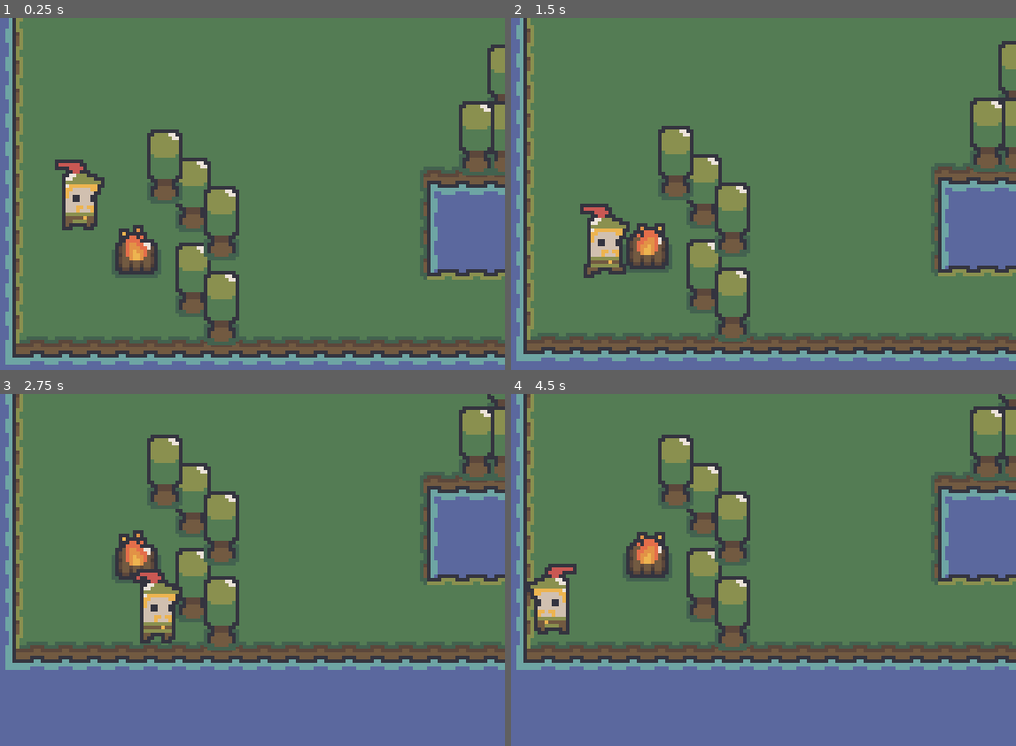
Above: before the commit, frames 1-4 (two rows, left to right).
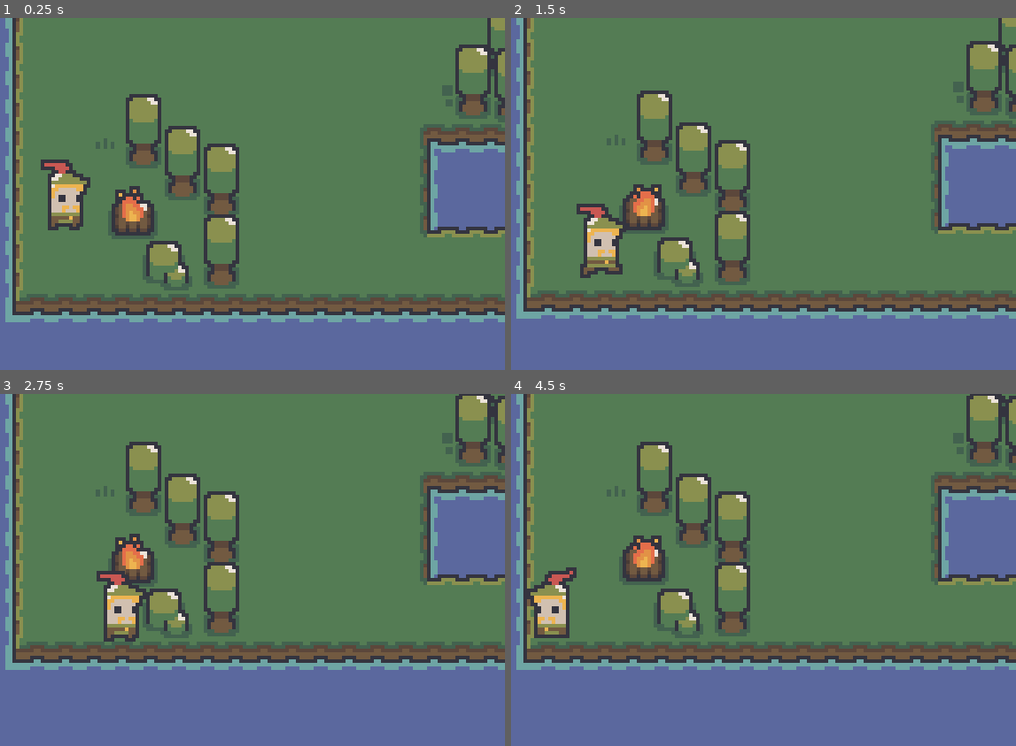
Above: after the commit, the same moments.

Repository: 201-Games/lost-boy
Game: Godot game, scene res://scenes/Start.tscn
Two runs of this game, one before a commit and one after it. Both use one fixed random seed, a clock stepped at 60 frames per second and the inputs below.
Inputs:
- Up to frame 1 (0.25 s): no input
- Up to frame 2 (1.5 s): hold D (move_right) 0.53-1.28 s; hold S (move_down) from 1.28 s (still down)
- Up to frame 3 (2.75 s): release S (move_down) at 2.03 s; hold D (move_right) from 2.03 s (still down)
- Up to frame 4 (4.5 s): release D (move_right) at 2.78 s; hold W (move_up) 2.78-3.53 s; hold A (move_left) from 3.53 s (still down)

The runs differ from the first frame. In frame 1, 38% of the frame differs, in the area x 1-100%, y 0-99%; in frame 2, 37%; in frame 3, 10%; in frame 4, 9.7%.

Commit message:
update start level

Diff:
--- a/scenes/Start.tscn
+++ b/scenes/Start.tscn
@@ -24,18 +24,40 @@
 cell_size = Vector2( 16, 16 )
 cell_custom_transform = Transform2D( 16, 0, 0, 16, 0, 0 )
 format = 1
-tile_data = PoolIntArray( 196612, 2, 65537, 196613, 2, 65537 …(2461 unchanged characters)…  2, 65537, 655378, 2, 65537, 655379, 5, 131075, 655380, 2, 65537, 655381, 2, 65537, 720900, 2, 65537, 720901, 2, 65537, 720902, 2, 65537, 720903, 2, 65537, 720904, 2, 65537, 720905, 2, 65537, 720906, 2, 65537, 720907, 3, 131072, 720908, 3, 131073, 720909, 3, 131074, 720910, 2, 65537, 720911, 2, 65537, 720912, 2, 65537, 720913, 2, 65537, 720914, 2, 65537, 720915, 2, 65537, 720916, 2, 65537, 720917, 2, 65537, 78 …(322 unchanged characters)…
+tile_data = PoolIntArray( 196612, 2, 65537, 196613, 2, 65537 …(2461 unchanged characters)…  2, 65537, 655378, 2, 65537, 655379, 5, 65539, 655380, 2, 65537, 655381, 2, 65537, 720900, 2, 65537, 720901, 2, 65537, 720902, 2, 65537, 720903, 2, 65537, 720904, 2, 65537, 720905, 2, 65537, 720906, 2, 65537, 720907, 3, 131072, 720908, 3, 131073, 720909, 3, 131074, 720910, 2, 65537, 720911, 2, 65537, 720912, 2, 65537, 720913, 2, 65537, 720914, 2, 65537, 720915, 5, 131084, 720916, 2, 65537, 720917, 2, 65537, 78 …(322 unchanged characters)…
 
 [node name="Props" type="TileMap" parent="Map"]
+scale = Vector2( 1.00739, 1 )
 tile_set = ExtResource( 7 )
 cell_size = Vector2( 16, 16 )
 cell_custom_transform = Transform2D( 16, 0, 0, 16, 0, 0 )
 format = 1
+tile_data = PoolIntArray( 262162, 4, 65537, 262165, 4, 65537, 327698, 5, 1, 327699, 3, 0, 327701, 3, 65537, 458770, 4, 65537, 589835, 3, 0, 589837, 4, 1, 589844, 5, 0, 655365, 4, 0, 655377, 4, 65536, 655378, 2, 65536, 655380, 5, 1, 720914, 3, 0, 720916, 0, 1, 786438, 5, 1, 786448, 4, 1, 786450, 0, 131072, 786451, 0, 131073, 786452, 0, 131074, 786453, 5, 1 )
+
+[node name="Portal Trees (behind)" type="Node" parent="."]
+
+[node name="TreeGreen17" parent="Portal Trees (behind)" instance=ExtResource( 3 )]
+position = Vector2( 303, 51 )
+
+[node name="TreeGreen18" parent="Portal Trees (behind)" instance=ExtResource( 3 )]
+position = Vector2( 312, 55 )
+
+[node name="TreeGreen19" parent="Portal Trees (behind)" instance=ExtResource( 3 )]
+position = Vector2( 319, 51 )
+
+[node name="TreeGreen20" parent="Portal Trees (behind)" instance=ExtResource( 3 )]
+position = Vector2( 345, 52 )
+
+[node name="TreeRed2" parent="Portal Trees (behind)" instance=ExtResource( 6 )]
+position = Vector2( 334, 45 )
+
+[node name="TreeGreen21" parent="Portal Trees (behind)" instance=ExtResource( 3 )]
+position = Vector2( 350, 64 )
 
 [node name="Decoration" type="Node" parent="."]
 
 [node name="BoneFire" parent="Decoration" instance=ExtResource( 2 )]
-position = Vector2( 96, 184 )
+position = Vector2( 95, 185 )
 
 [node name="Portal" parent="Decoration" instance=ExtResource( 4 )]
 position = Vector2( 326, 66 )
@@ -45,22 +67,6 @@
 [node name="TreeGreen10" parent="Trees" instance=ExtResource( 3 )]
 position = Vector2( 200, 88 )
 
-[node name="TreeGreen9" parent="Trees" instance=ExtResource( 3 )]
-position = Vector2( 112, 192 )
-
-[node name="TreeGreen2" parent="Trees" instance=ExtResource( 3 )]
-position = Vector2( 120, 200 )
-
-[node name="TreeGreen3" parent="Trees" instance=ExtResource( 3 )]
-position = Vector2( 112, 168 )
-scale = Vector2( 0.98912, 1 )
-
-[node name="TreeGreen" parent="Trees" instance=ExtResource( 3 )]
-position = Vector2( 120, 176 )
-
-[node name="TreeGreen5" parent="Trees" instance=ExtResource( 3 )]
-position = Vector2( 104, 160 )
-
 [node name="TreeGreen6" parent="Trees" instance=ExtResource( 3 )]
 position = Vector2( 200, 136 )
 
@@ -68,25 +74,69 @@
 position = Vector2( 208, 144 )
 
 [node name="TreeGreen8" parent="Trees" instance=ExtResource( 3 )]
-position = Vector2( 200, 152 )
+position = Vector2( 202, 149 )
 
 [node name="TreeGreen4" parent="Trees" instance=ExtResource( 3 )]
-position = Vector2( 192, 152 )
+position = Vector2( 191, 148 )
 
-[node name="TreeRed" parent="Trees" instance=ExtResource( 6 )]
+[node name="Bonfire Trees" type="Node" parent="Trees"]
+
+[node name="TreeGreen5" parent="Trees/Bonfire Trees" instance=ExtResource( 3 )]
+position = Vector2( 98, 162 )
+
+[node name="TreeGreen3" parent="Trees/Bonfire Trees" instance=ExtResource( 3 )]
+position = Vector2( 109, 171 )
+scale = Vector2( 0.98912, 1 )
+
+[node name="TreeGreen" parent="Trees/Bonfire Trees" instance=ExtResource( 3 )]
+position = Vector2( 120, 176 )
+
+[node name="TreeGreen2" parent="Trees/Bonfire Trees" instance=ExtResource( 3 )]
+position = Vector2( 120, 196 )
+
+[node name="Portal Trees" type="Node" parent="Trees"]
+
+[node name="TreeRed" parent="Trees/Portal Trees" instance=ExtResource( 6 )]
 position = Vector2( 295, 48 )
 
-[node name="TreeRed2" parent="Trees" instance=ExtResource( 6 )]
+[node name="TreeRed2" parent="Trees/Portal Trees" instance=ExtResource( 6 )]
 position = Vector2( 299, 60 )
 
-[node name="TreeRed3" parent="Trees" instance=ExtResource( 6 )]
-position = Vector2( 291, 67 )
+[node name="TreeRed4" parent="Trees/Portal Trees" instance=ExtResource( 6 )]
+position = Vector2( 299, 137 )
 
-[node name="TreeRed4" parent="Trees" instance=ExtResource( 6 )]
-position = Vector2( 299, 78 )
+[node name="TreeGreen10" parent="Trees/Portal Trees" instance=ExtResource( 3 )]
+position = Vector2( 314, 101 )
+
+[node name="TreeGreen11" parent="Trees/Portal Trees" instance=ExtResource( 3 )]
+position = Vector2( 305, 111 )
+
+[node name="TreeGreen12" parent="Trees/Portal Trees" instance=ExtResource( 3 )]
+position = Vector2( 314, 118 )
+
+[node name="TreeRed5" parent="Trees/Portal Trees" instance=ExtResource( 6 )]
+position = Vector2( 342, 92 )
+
+[node name="TreeGreen13" parent="Trees/Portal Trees" instance=ExtResource( 3 )]
+position = Vector2( 346, 103 )
+
+[node name="TreeGreen14" parent="Trees/Portal Trees" instance=ExtResource( 3 )]
+position = Vector2( 342, 120 )
+
+[node name="TreeGreen15" parent="Trees/Portal Trees" instance=ExtResource( 3 )]
+position = Vector2( 345, 132 )
+
+[node name="TreeGreen9" parent="Trees/Portal Trees" instance=ExtResource( 3 )]
+position = Vector2( 295, 152 )
+
+[node name="TreeGreen16" parent="Trees/Portal Trees" instance=ExtResource( 3 )]
+position = Vector2( 344, 177 )
+
+[node name="TreeRed3" parent="Trees/Portal Trees" instance=ExtResource( 6 )]
+position = Vector2( 342, 155 )
 
 [node name="Player" parent="." instance=ExtResource( 5 )]
-position = Vector2( 80, 168 )
+position = Vector2( 76, 180 )
 
 [node name="Camera2D" type="Camera2D" parent="Player"]
 current = true
